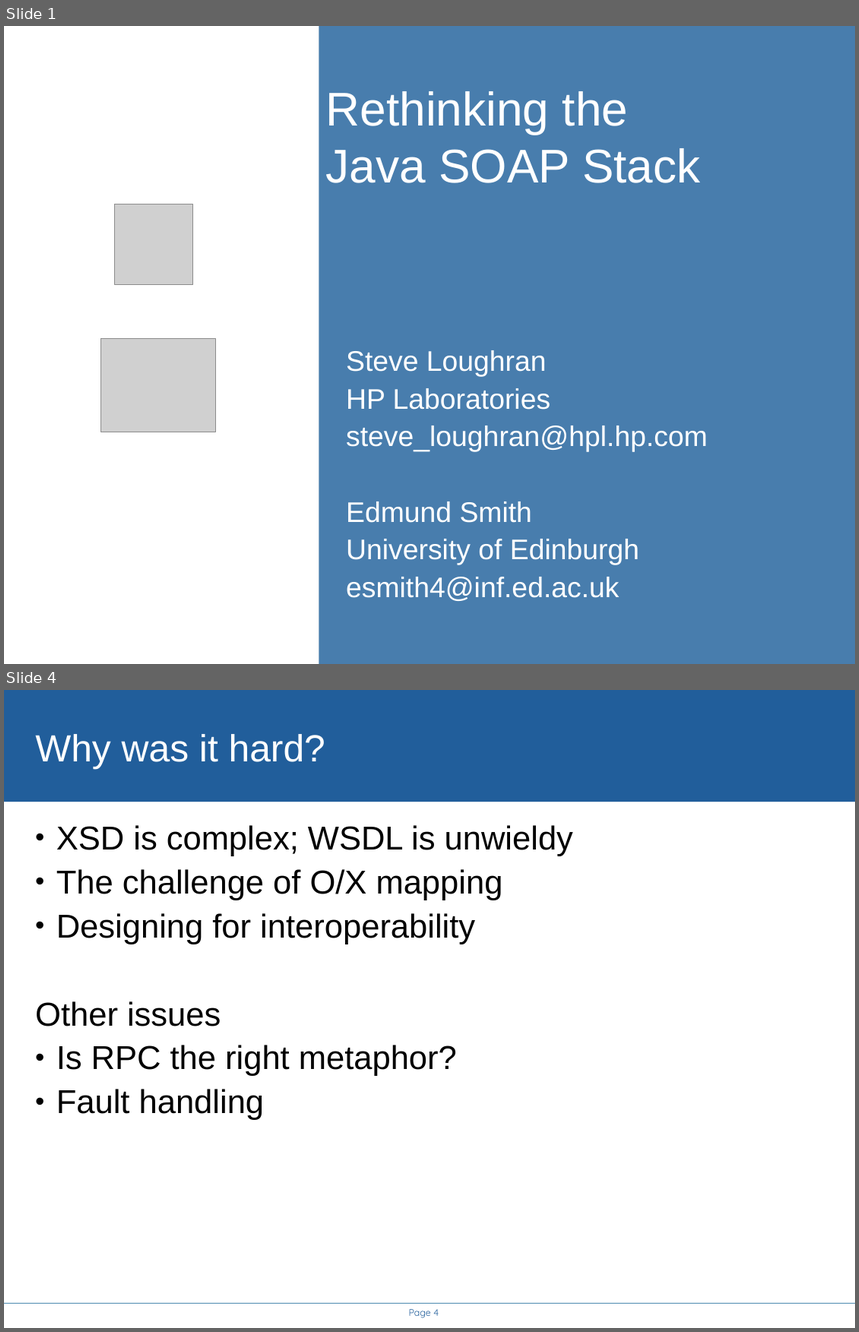
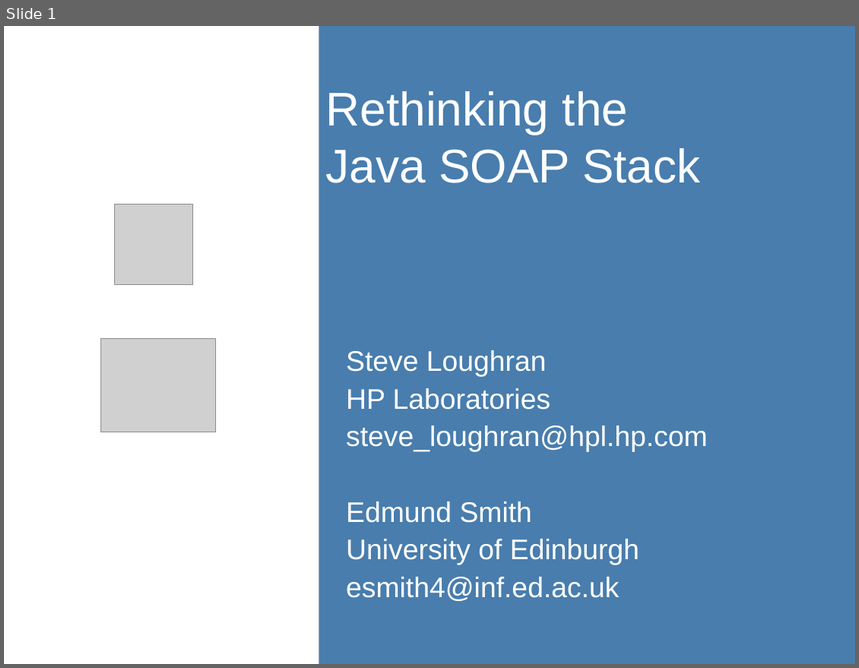
Before and after one commit to rhusar/smartfrog, a slide deck: projects/alpine/doc/icws2005/rethinking_the_java_SOAP_stack.ppt. Shown one above the other, each under a label of ours: slides 1 and 4 before the commit, slide 1 after it; the slides between them are not shown. The pictures are 859x1332 and 859x668 pixels, drawn with LibreOffice and Linux fonts; fonts in the diff are those of the drawing; grey boxes stand for pictures; background and template pictures are left out. Boxes give left, top, right and bottom in pixels: in the first picture for what was removed or moved away, otherwise in the second. Text is boxed around its words. In the diff, an @@ line names an element or a change of style, - is before the commit and + after.

```diff
--- a/projects/alpine/doc/icws2005/rethinking_the_java_SOAP_stack.ppt
+++ b/projects/alpine/doc/icws2005/rethinking_the_java_SOAP_stack.ppt
@@ slide 4 removed at [4, 690, 855, 1328], background #FFFFFF @@
@@ rectangle removed at [4, 690, 855, 802] @@
@@ title removed at [35, 734, 325, 769] @@
-Why was it hard?
@@ text removed at [35, 825, 573, 1120] @@
-• XSD is complex; WSDL is unwieldy
-• The challenge of O/X mapping
-• Designing for interoperability
-Other issues
-• Is RPC the right metaphor?
-• Fault handling
@@ line removed from (4, 1304) to (855, 1304) @@
@@ page number removed at [409, 1309, 439, 1319] @@
-Page 4
```
Also in this commit, not shown: 15 slides changed, 4 slides added, 3 other slides removed, 8 other files.
